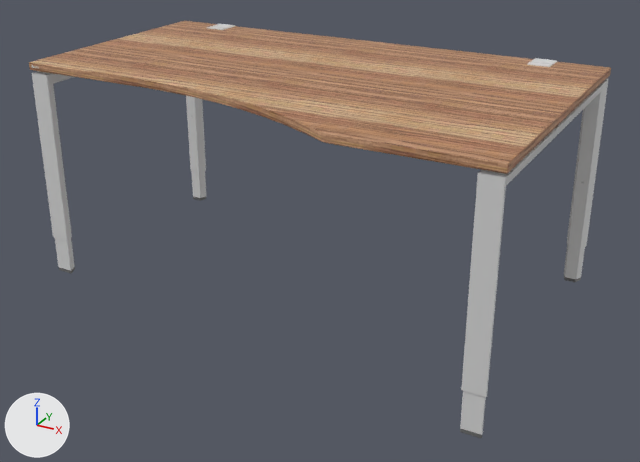
The FBX model Assets/Meshes/Trion/trion_table_form1a_right_160_100_finala_pUV.fbx: old version first, new version second.
One viewpoint serves both versions: a 50 mm lens placed at (2.111, -2.761, 1.361), pointed at (0.88, -0.523, 0.242). The axes (+X, +Y, +Z) are drawn at lower left. The lights are the same throughout. Where no turn or scale is listed for an object, it has been applied to the vertices.

The first picture shows 'blat_mesh', 'metal_mesh'.
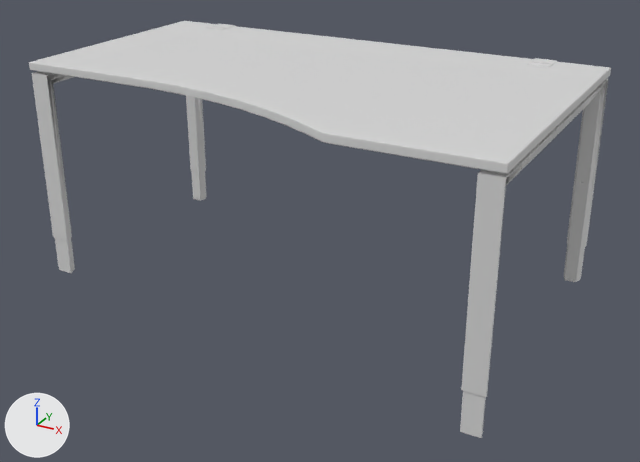
The change, as a diff of the scene's bpy script:
```diff
--- a/Assets/Meshes/Trion/trion_table_form1a_right_160_100_finala_pUV.fbx.py
+++ b/Assets/Meshes/Trion/trion_table_form1a_right_160_100_finala_pUV.fbx.py
@@ me_mesh_002 @@
 me_mesh_002.from_pydata(...)  # 1167 vertices, 2073 faces; spans x 0.0..1.6, y -1.0..0.0, z 0.71..0.73
-me_mesh_002.materials.append(mat_blat_m35_i41shapesg1)
+me_mesh_002.materials.append(mat_metal)  # light grey #d9d9d9
```

Pixel boxes (x1, y1, x2, y2) of what changed, in the pictures (640 x 462 px):
'blat_mesh', recoloured: (29, 21, 611, 174) in both
